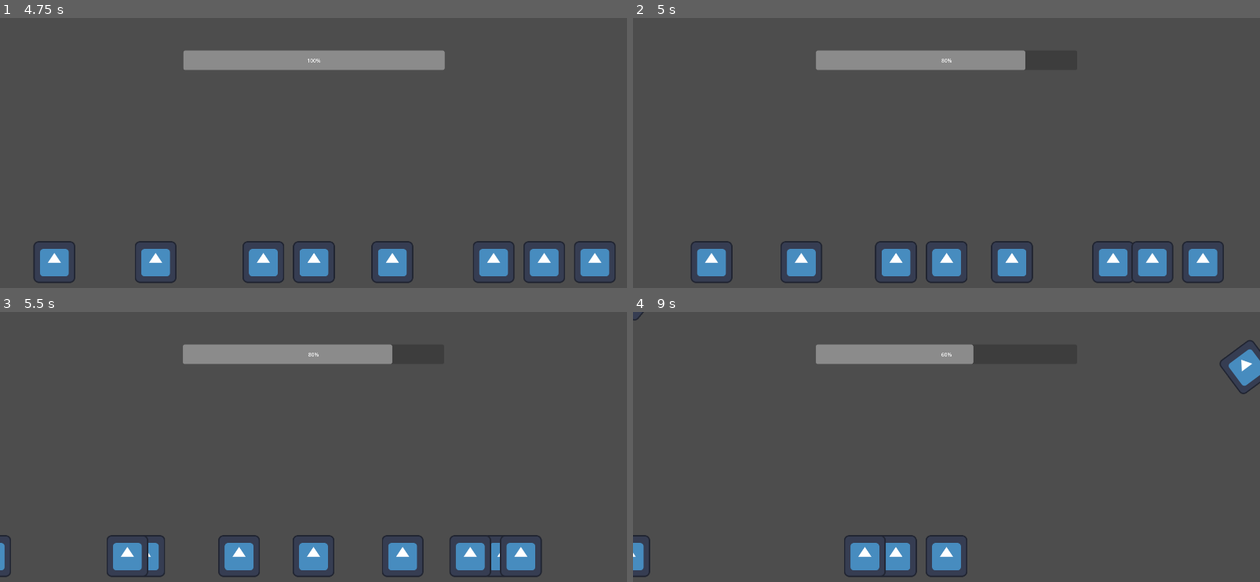
Above: before the commit, frames 1-4 (two rows, left to right).
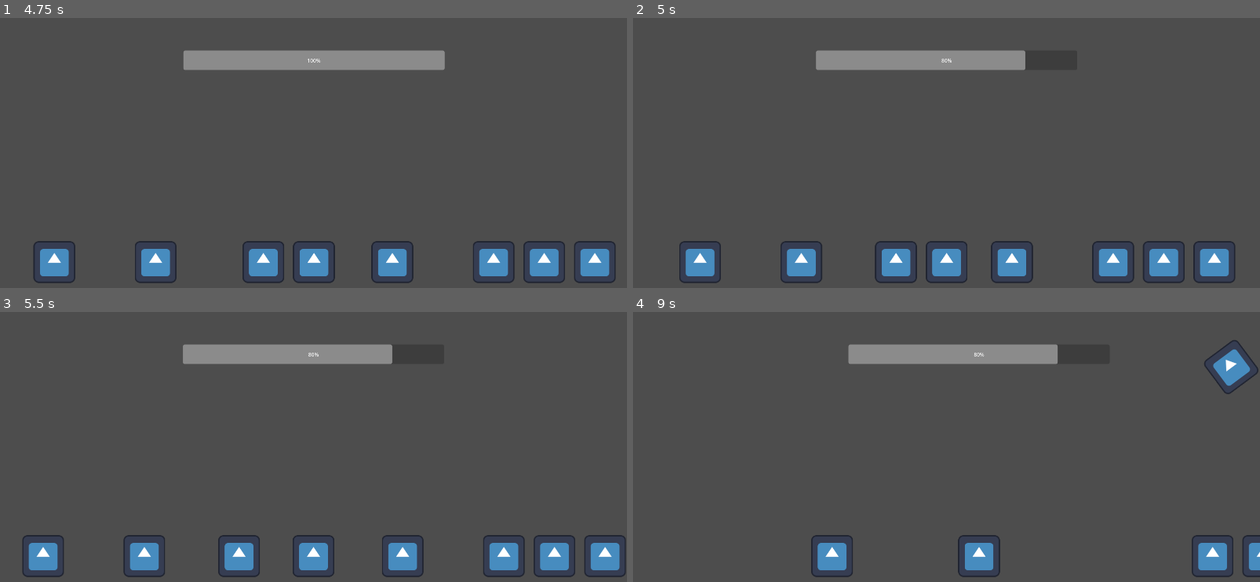
Above: after the commit, the same moments.

Repository: Jam-n-Bees/Garden-Guardian
Game: Godot game, scene res://MainScene.tscn
Two runs of this game, one before a commit and one after it. Both use one fixed random seed, a clock stepped at 60 frames per second and the inputs below. The engine's default icon, where the game draws it, is replaced by a stand-in: a white triangle on a blue panel in a dark square.
Inputs (mouse positions are in pixels of both pictures, inside the frame that each line leads up to):
- Up to frame 1 (4.75 s): tap Enter at 0.5 s; move the mouse to (451, 177) at 0.52 s; press the mouse at (451, 177) at 0.53 s; right-click (451, 177) at 0.8 s; move the mouse to (188, 212) at 1.27 s; release the mouse at (188, 212) at 1.28 s; right-click (188, 212) at 1.35 s; click (188, 212) at 1.55 s; move the mouse to (376, 115) at 2.02 s; press the mouse at (376, 115) at 2.03 s; right-click (376, 115) at 2.3 s; move the mouse to (282, 263) at 2.77 s; release the mouse at (282, 263) at 2.78 s; right-click (282, 263) at 2.85 s; click (282, 263) at 3.05 s; move the mouse to (501, 247) at 3.52 s; press the mouse at (501, 247) at 3.53 s; right-click (501, 247) at 3.8 s; move the mouse to (125, 142) at 4.27 s; release the mouse at (125, 142) at 4.28 s; right-click (125, 142) at 4.35 s; click (125, 142) at 4.55 s
- Up to frame 2 (5 s): no input
- Up to frame 3 (5.5 s): move the mouse to (344, 487) at 5.02 s; press the mouse at (344, 487) at 5.03 s; right-click (344, 487) at 5.3 s
- Up to frame 4 (9 s): move the mouse to (852, 401) at 5.77 s; release the mouse at (852, 401) at 5.78 s; right-click (852, 401) at 5.85 s; click (852, 401) at 6.05 s; move the mouse to (1084, 471) at 6.52 s; press the mouse at (1084, 471) at 6.53 s; right-click (1084, 471) at 6.8 s; move the mouse to (821, 506) at 7.27 s; release the mouse at (821, 506) at 7.28 s; right-click (821, 506) at 7.35 s; click (821, 506) at 7.55 s; move the mouse to (1009, 409) at 8.02 s; press the mouse at (1009, 409) at 8.03 s; right-click (1009, 409) at 8.3 s; move the mouse to (915, 557) at 8.77 s; release the mouse at (915, 557) at 8.78 s; right-click (915, 557) at 8.85 s

Frame 1 is identical in both runs. In frame 2, 1.7% of the frame differs, in the area x 7-96%, y 82-99%; in frame 3, 3.5%; in frame 4, 6.2%, in the area x 0-100%, y 0-99%.

Commit message:
Master List Management + Redundancy
Knockback now works on the new master list function. Also, fixed a bug with the knockback function, ocassionaly tripping up on the perfect frame to break and throw an error, looking in the array for something that's been queue freed.

Diff:
--- a/battle_manager.gd
+++ b/battle_manager.gd
@@ -22,16 +22,18 @@
 	var summoned_goon = base_goon_scene.instantiate()
 	summoned_goon.position.y = 750
 	if dice_roll > 0.5:
+		global_variables.master_right_side.append(summoned_goon)
 		summoned_goon.position.x = player.position.x + 1400
 		summoned_goon.goon_approach = summoned_goon.Incoming.RIGHT
 	else:
+		global_variables.master_left_side.append(summoned_goon)
 		summoned_goon.position.x = player.position.x - 1400
 		summoned_goon.goon_approach = summoned_goon.Incoming.LEFT
 	summoned_goon.knocked_back.connect(knock_back_goons)
 	add_child(summoned_goon)
 
 func knock_back_goons():
-	for n in global_variables.right_side:
+	for n in global_variables.master_right_side:
 		n.knock_back()
-	for n in global_variables.left_side:
+	for n in global_variables.master_left_side:
 		n.knock_back()
--- a/goons/goon_scripts/goon_class.gd
+++ b/goons/goon_scripts/goon_class.gd
@@ -5,6 +5,7 @@
 signal attack
 signal defeated
 signal knocked_back
+
 
 enum Incoming { RIGHT, LEFT }
 
@@ -71,12 +72,14 @@
 	var nyoom = create_tween()
 	if goon_approach == Incoming.RIGHT:
 		global_variables.right_side.erase(self)
+		global_variables.master_right_side.erase(self)
 		var target_x = global_variables.player_pos_x + 1000
 		var target := Vector2(target_x, -100)
 		rotate.tween_property(self,"rotation_degrees",3000,3)
 		nyoom.tween_property(self,"position", target, 1)
 	if goon_approach == Incoming.LEFT:
 		global_variables.left_side.erase(self)
+		global_variables.master_left_side.erase(self)
 		var target_x = global_variables.player_pos_x - 1000
 		var target := Vector2(target_x, -100)
 		rotate.tween_property(self,"rotation_degrees",-3000,3)
--- a/player.gd
+++ b/player.gd
@@ -29,9 +29,10 @@
 				var current_closest_range := 100000
 				closest_target = global_variables.right_side[0]
 				for n in global_variables.right_side:
-					if n.global_position.x - self.global_position.x < current_closest_range:
-						current_closest_range = n.global_position.x - self.global_position.x
-						closest_target = n
+					if is_instance_valid(n):
+						if n.global_position.x - self.global_position.x < current_closest_range:
+							current_closest_range = n.global_position.x - self.global_position.x
+							closest_target = n
 				closest_target.knockout()
 			else:
 				self.position.x += 200
@@ -45,9 +46,10 @@
 				var current_closest_range := 100000
 				closest_target = global_variables.left_side[0]
 				for n in global_variables.left_side:
-					if self.global_position.x - n.global_position.x < current_closest_range:
-						current_closest_range = self.global_position.x - n.global_position.x
-						closest_target = n
+					if is_instance_valid(n):
+						if self.global_position.x - n.global_position.x < current_closest_range:
+							current_closest_range = self.global_position.x - n.global_position.x
+							closest_target = n
 				closest_target.knockout()
 			else:
 				self.position.x -= 200
--- a/resources/global_variables/global_variables.gd
+++ b/resources/global_variables/global_variables.gd
@@ -6,6 +6,9 @@
 var right_side := []
 var left_side := []
 
+var master_right_side := []
+var master_left_side := []
+
 var player_hp_bar
 var player_hp := 5
 
